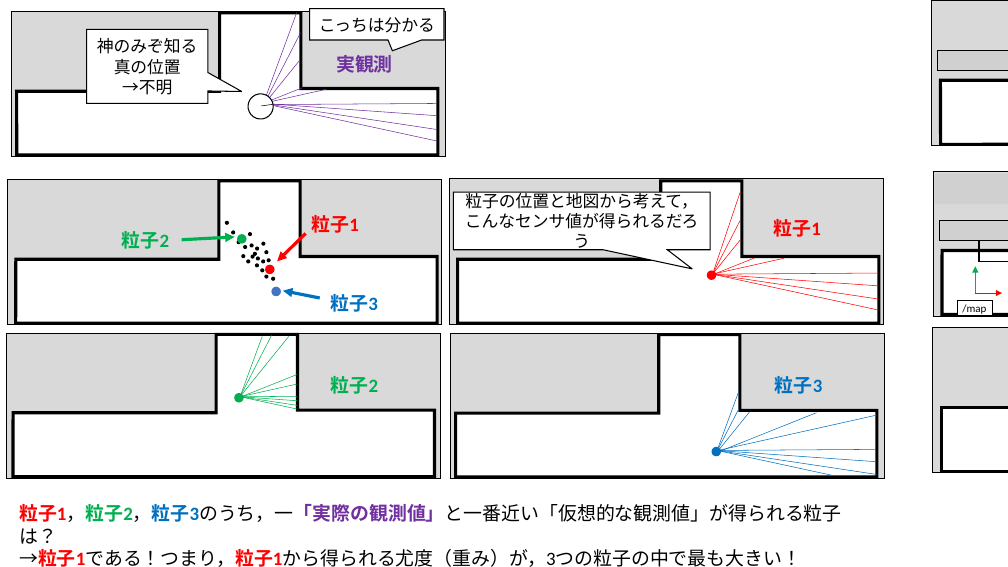
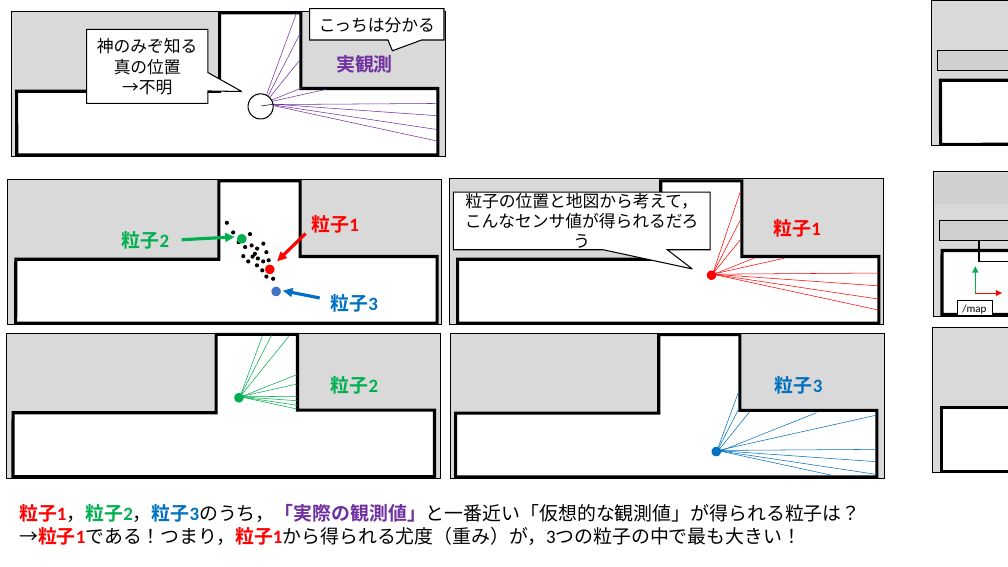
Before and after one commit to MoriKen254/Qiita, a slide deck: slide 39 of Navigation Stack を理解する/Navigation Stack を理解する.pptx. Drawn at 1008x567 pixels with LibreOffice and Linux fonts; fonts in the diff are those of the drawing; grey boxes stand for pictures. Boxes give left, top, right and bottom in pixels: in the first picture for what was removed or moved away, otherwise in the second. Text is boxed around its words. In the diff, an @@ line names an element or a change of style, - is before the commit and + after.

```diff
--- a/Navigation Stack を理解する/Navigation Stack を理解する.pptx
+++ b/Navigation Stack を理解する/Navigation Stack を理解する.pptx
@@ text at (x1=19, y1=504, x2=860, y2=522): text changed @@
-粒子1，粒子2，粒子3のうち，一「実際の観測値」と一番近い「仮想的な観測値」が得られる粒子は？
+粒子1，粒子2，粒子3のうち，「実際の観測値」と一番近い「仮想的な観測値」が得られる粒子は？
```
Also in this commit, not shown: 4 other slides changed, 9 other files.
